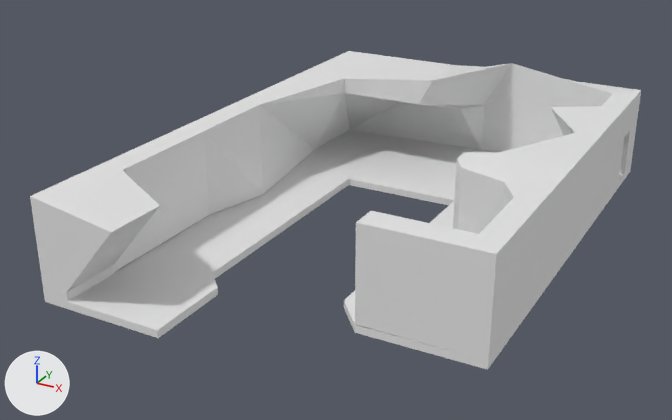
The glTF model public/VCmapThreeJS.glb, before and after one commit.
Before and after are seen from a camera (50 mm lens) standing at (22.0, -20.1, 16.0) and looking at (5.6, 9.8, 1.0). The lights are fixed; the arrows at lower left show +X, +Y and +Z. Vertices at the same position are counted once.

Objects in the first picture: 'G-Object.004', 'G-Object.005'.
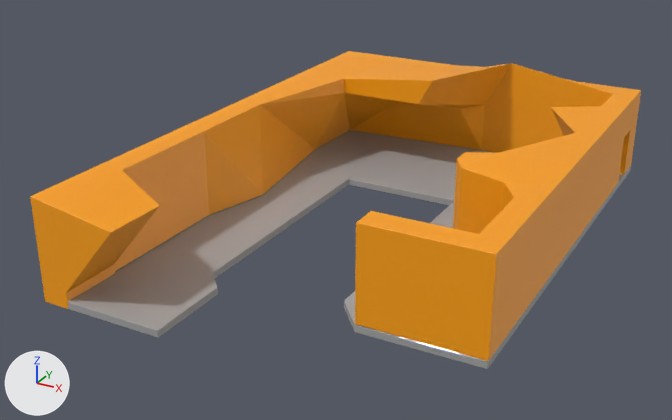
Where the change shows, as pixel boxes [x1, y1, x2, y2] in the pictures (672 x 420 px):
'G-Object.005', reshaped: before [67, 130, 631, 370]; after [68, 130, 631, 369]
part 1 of me_g_object_004, added (orange): after [30, 51, 641, 361]
part 2 of me_g_object_004, recoloured (white to orange): [72, 58, 625, 232] in both
part 3 of me_g_object_005, added: after [68, 130, 631, 369]
part 4 of me_g_object_005, recoloured: [68, 289, 218, 337] in both

Patch to the scene script:
```diff
--- a/public/VCmapThreeJS.glb.py
+++ b/public/VCmapThreeJS.glb.py
@@ mat_material_002 @@
+mat_material_002 = principled_material('Material.002')
+mat_material_002.base_color = (0.377, 0.377, 0.377)  # grey #a5a5a5
+mat_material_002.roughness = 0.0596
@@ mat_material_001 @@
+mat_material_001 = principled_material('Material.001')
+mat_material_001.base_color = (1.0, 0.361, 0.0)  # orange #ffa200
+mat_material_001.roughness = 0.492
@@ me_g_object_004 @@
 # used by ob_g_object_004; location = (-0.63, 0.0, 0.0)
-me_g_object_004.from_pydata(...)  # 133 vertices, 262 faces; spans x 0.0..15.0, y 0.0..22.4, z 0.0..4.8
+me_g_object_004.from_pydata(...)  # 309 vertices, 614 faces; spans x 0.0..15.0, y 0.0..22.4, z 0.0..4.8
+# me_g_object_004 part 1: 176 vertices added at x 0.0..15.0, y 0.0..22.4, z 0.0..4.8
+# me_g_object_004 part 2: 32 faces spanning x 0.0..15.0, y 0.0..22.4, z 0.0..4.7 switch from no material to mat_material_001 (orange #ffa200)
@@ me_g_object_005 @@
 # used by ob_g_object_005; location = (0.0, 0.0, 0.3)
-me_g_object_005.from_pydata(...)  # 36 vertices, 68 faces; spans x -0.6..14.4, y 0.0..22.4, z -0.3..0.1
+me_g_object_005.from_pydata(...)  # 722 vertices, 1440 faces; spans x -0.6..14.4, y 0.0..22.4, z -0.3..0.0
+# me_g_object_005 part 3: 686 vertices added at x -0.6..14.4, y 0.0..22.4, z -0.3..0.0
+# me_g_object_005 part 4: 3 faces spanning x 0.5..4.4, y 0.0..3.3, z -0.3..0.0 switch from no material to mat_material_002 (grey #a5a5a5)
```
